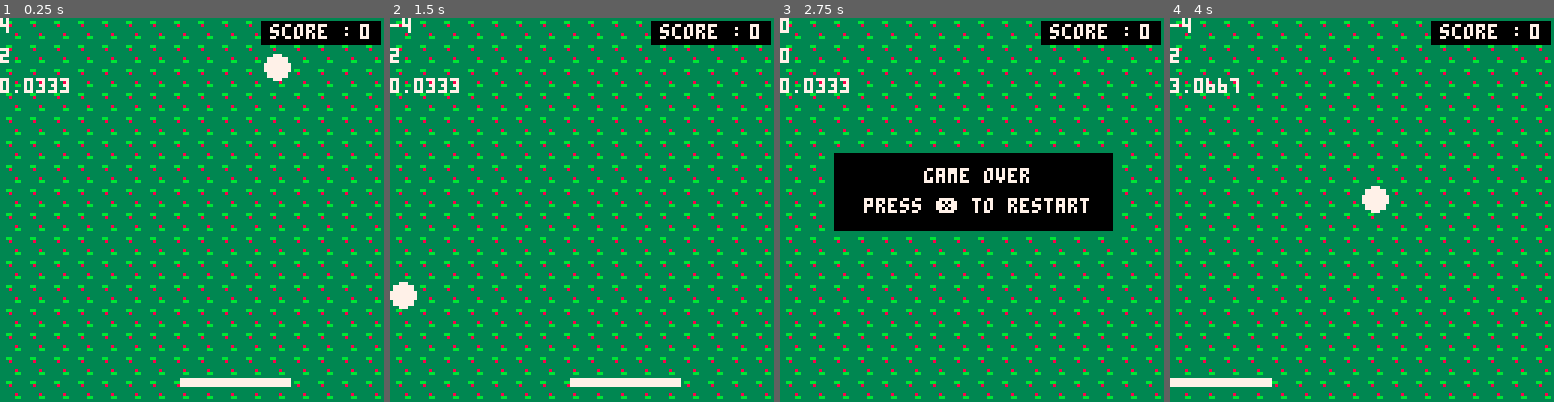
Above: before the commit, frames 1-4 (left to right).
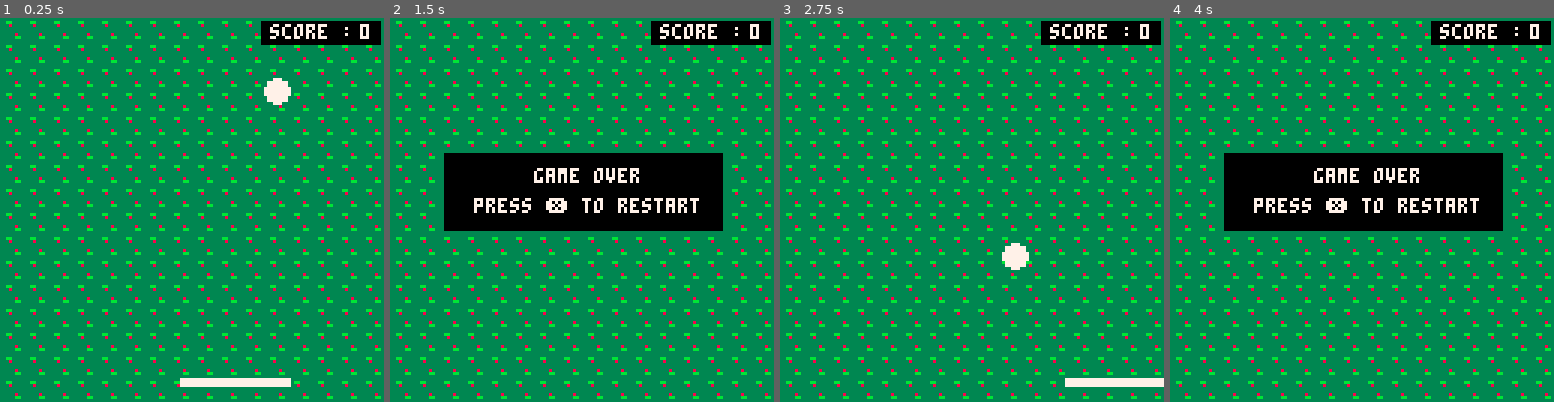
Above: after the commit, the same moments.

Repository: adatechschool/PC-pico8-maraalno
Game: PICO-8 cartridge monjeu.p8
The game is run twice, just before and just after one commit, with the same random seed, the same clock (stepped at 60 frames per second) and the same inputs.
Inputs:
- Up to frame 1 (0.25 s): no input
- Up to frame 2 (1.5 s): tap X (X key) at 0.33, 1.07 s
- Up to frame 3 (2.75 s): hold Right 1.6-2.1 s; tap X (X key) at 1.85 s; hold Right from 2.47 s (still down)
- Up to frame 4 (4 s): tap X (X key) at 2.97 s; release Right at 3.03 s; hold Left 3.08-3.58 s

The runs differ from the first frame. In frame 1, 1.2% of the frame differs, in the area x 0-76%, y 0-23%; in frame 2, 16%, in the area x 0-87%, y 0-97%; in frame 3, 16%; in frame 4, 16%.

Commit message:
[Refacto_Code_VitessedeJeu]v3

Diff:
--- a/monjeu.p8
+++ b/monjeu.p8
@@ -13,9 +13,9 @@
 		x=60,
 		y=0,
 		r=4,
-		speedx=4,
-		speedy=2,
-		speedup=0.5
+		speedx=2,
+		speedy=1.5,
+		speedup=0.2+rnd(0.5)
 	}
 
 	goodies={}
@@ -32,7 +32,7 @@
 end
 
 
-function _update()
+function _update60()
 
 -- mouvement raquette
  if(btn(➡️)) p.x+=p.speed
@@ -90,9 +90,6 @@
 function _draw()
 	cls()
 	map(0,0)
-	print(ball.speedx)
-	print(ball.speedy,0,10)
-	print(last_ball,0,20)
 	--raquette
 	rectfill(p.x,p.y,p.x+p.w,
 	p.y+p.h,7)
@@ -155,7 +152,8 @@
 end
 
 function speed_ball()
-	if (time() - last_ball)>10 then
+	if (time() - last_ball)>10
+	and not g_over then
 		last_ball=time()
 			if ball.speedx>0 then
 				ball.speedx+=ball.speedup
@@ -177,9 +175,9 @@
 
 function collision ()
 
-	if((ball.x)>=p.x+3)
+	if((ball.x)>=p.x)
 	 	and
-			((ball.x)<=(p.x+p.w+3))
+			((ball.x)<=(p.x+p.w+5))
 			and
 			((ball.y+2)>=p.y)
 			and
@@ -235,7 +233,7 @@
 	new_goodie={
 		x=rnd(120),
 		y=-10,
-		speed=3
+		speed=1.7
 	}
 	add(goodies,new_goodie)
 end
@@ -296,7 +294,7 @@
 	new_goodie={
 		x=rnd(120),
 		y=-10,
-		speed=4
+		speed=2
 	}
 	add(goodies_malus,new_goodie)
 end
